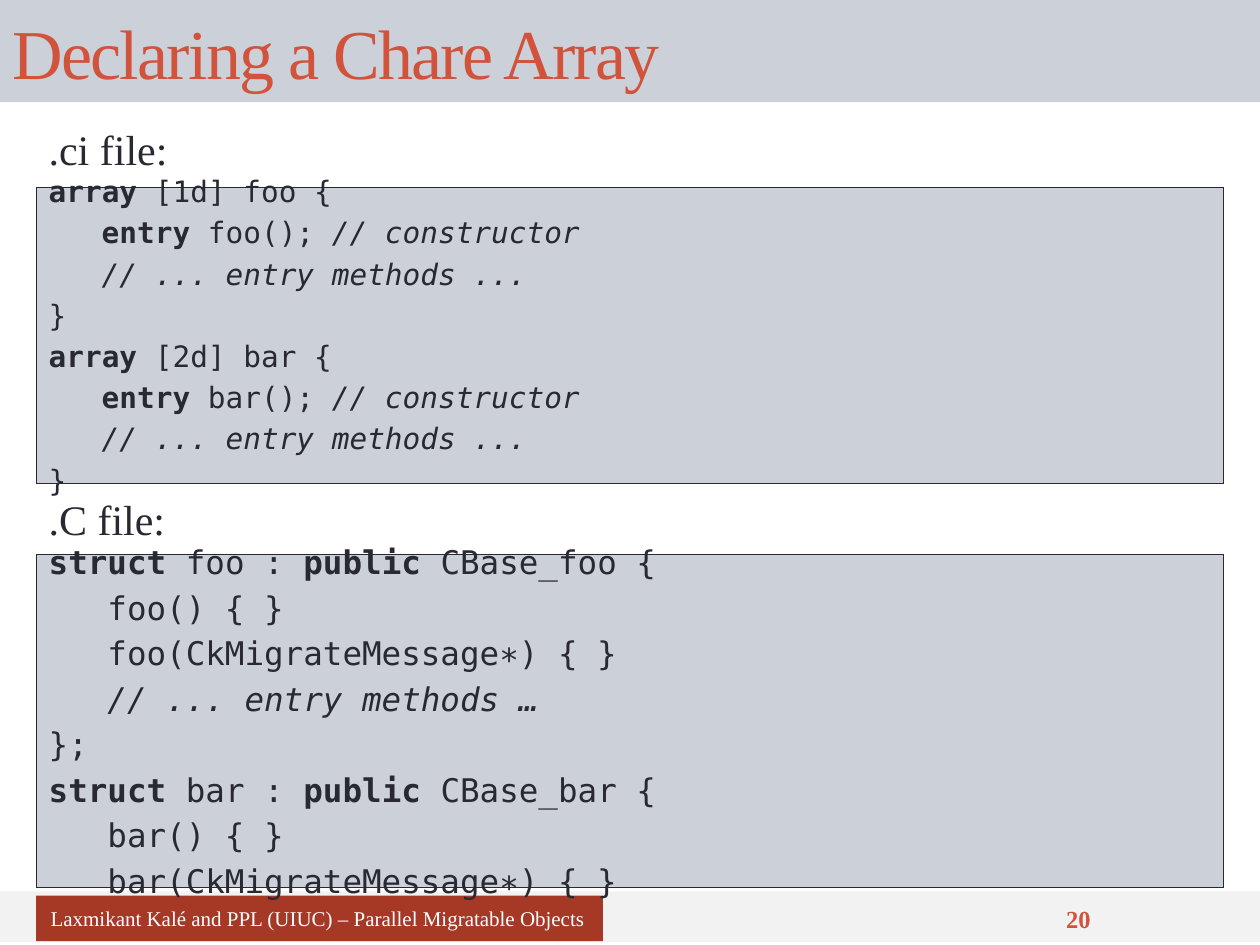
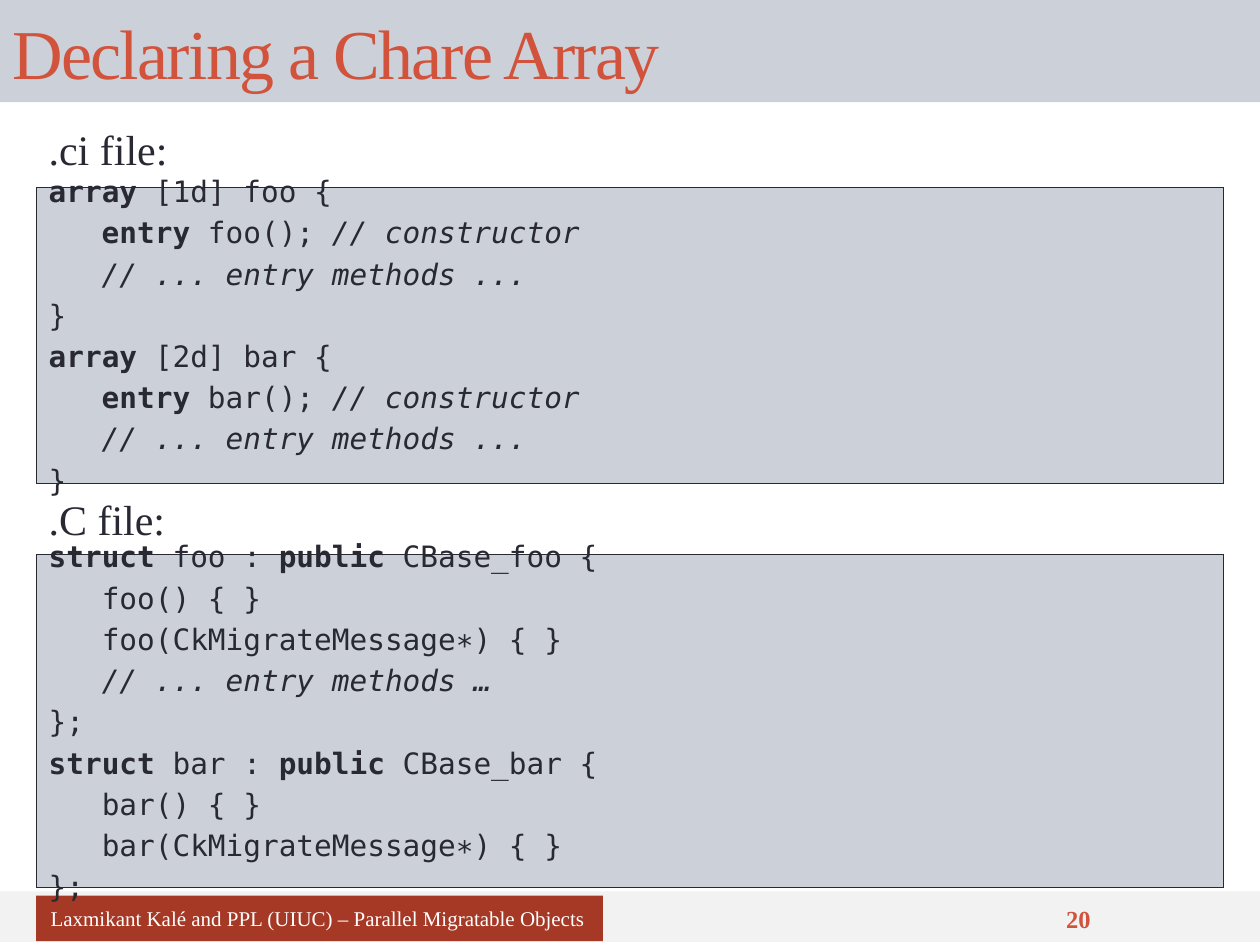
Before and after one commit to UIUC-PPL/charm_tutorial, a slide deck: slide 20 of tutorial-04-charm_basics.pptx. Drawn at 1260x945 pixels with LibreOffice and Linux fonts; fonts in the diff are those of the drawing. Boxes give left, top, right and bottom in pixels: in the first picture for what was removed or moved away, otherwise in the second. Text is boxed around its words. In the diff, an @@ line names an element or a change of style, - is before the commit and + after.

```diff
--- a/tutorial-04-charm_basics.pptx
+++ b/tutorial-04-charm_basics.pptx
@@ text at (37,554,1223,887): paragraph added @@
+};
@@ text at (49,544,562,862): size 18.6 to 16.8 pt @@
```
Also in this commit, not shown: 9 other slides changed, 4 other files.
